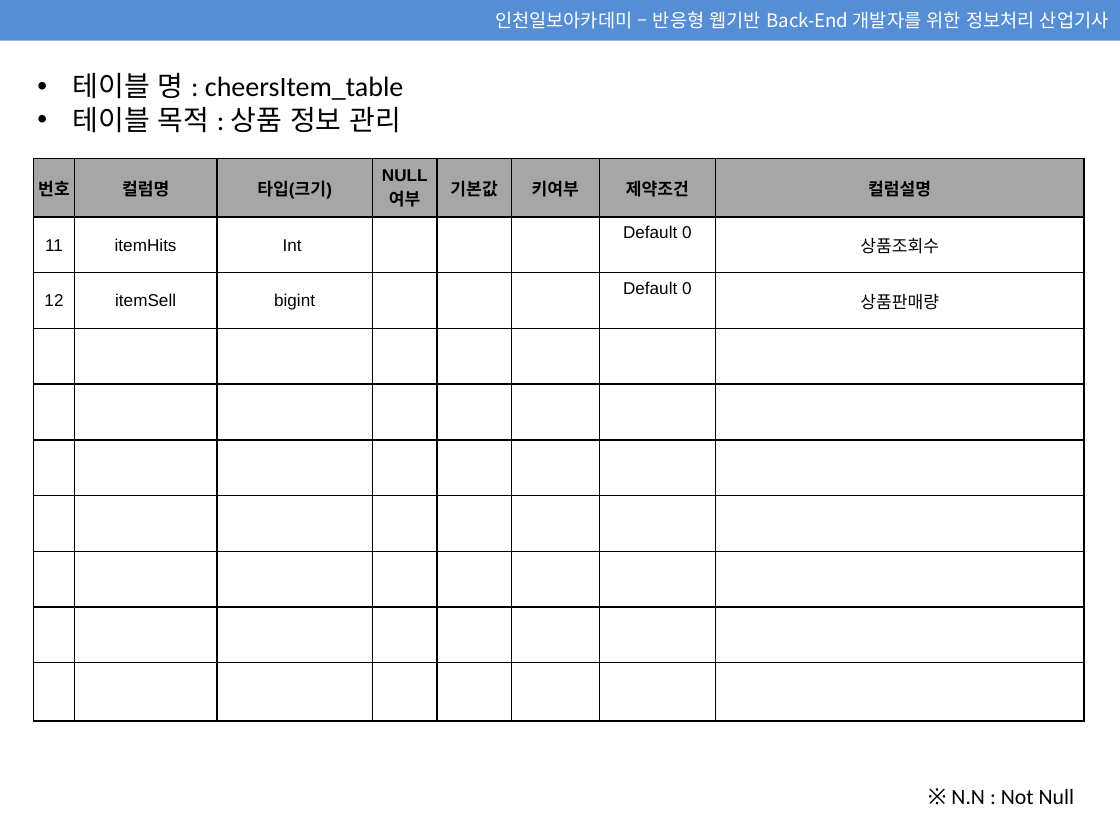
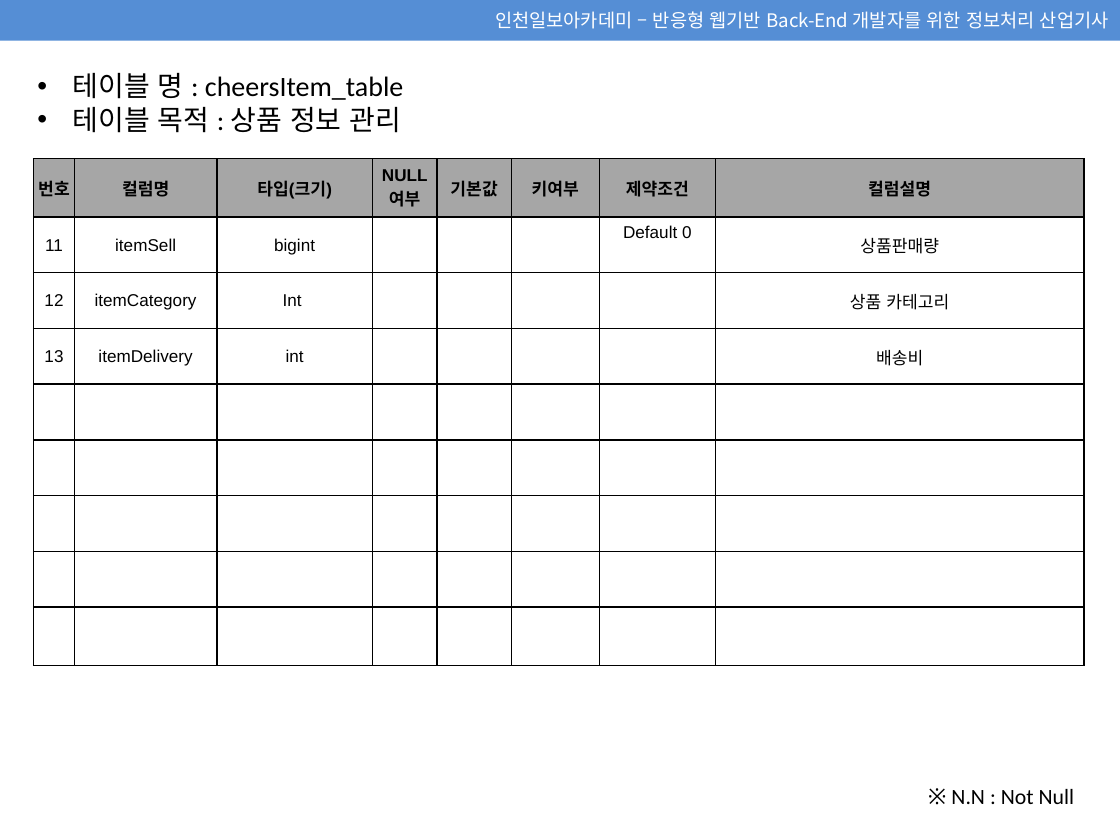
Before and after one commit to jsb0095/CheersMall, a slide deck: slide 4 of 02_DB 진수빈 수정본.pptx (slide 5 before the commit). Drawn at 1120x840 pixels with LibreOffice and Linux fonts; fonts in the diff are those of the drawing. Boxes give left, top, right and bottom in pixels: in the first picture for what was removed or moved away, otherwise in the second. Text is boxed around its words. In the diff, an @@ line names an element or a change of style, - is before the commit and + after.

```diff
--- a/02_DB 진수빈 수정본.pptx
+++ b/02_DB 진수빈 수정본.pptx
@@ table at box(34, 159, 1084, 665) @@
-row 2: 11 | itemHits | Int |  |  |  | Default 0 | 상품조회수
-row 3: 12 | itemSell | bigint |  |  |  | Default 0 | 상품판매량
+row 2: 11 | itemSell | bigint |  |  |  | Default 0 | 상품판매량
+row 3: 12 | itemCategory | Int |  |  |  |  | 상품 카테고리
+row 4: 13 | itemDelivery | int |  |  |  |  | 배송비
-row 9:  |  |  |  |  |  |  | 
-row 10:  |  |  |  |  |  |  | 
```
Also in this commit, not shown: 6 other slides changed, 1 slide removed, 12 other files.
